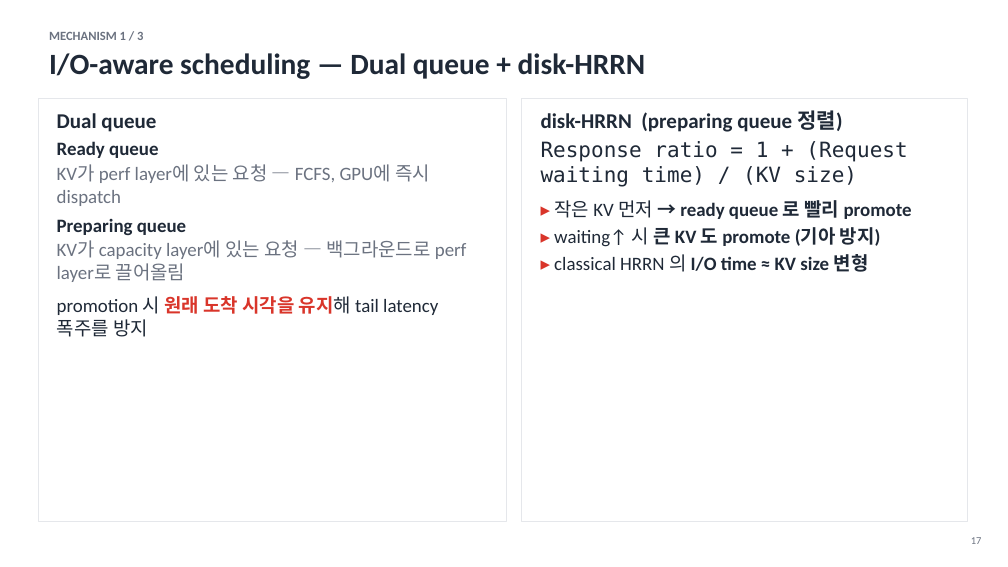
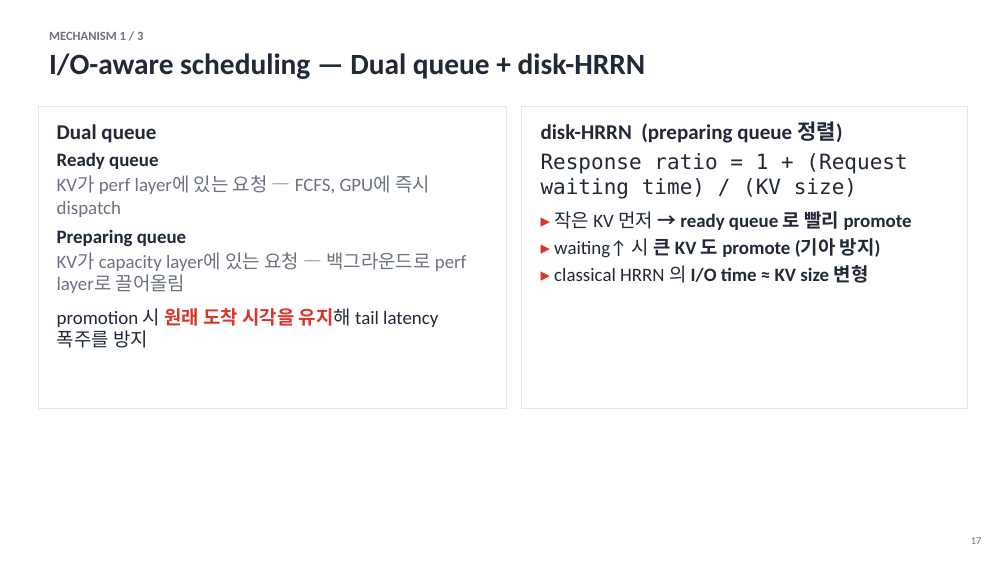
Before and after one commit to Daejun/bidaw, a slide deck: slide 17 of Bidaw_seminar.pptx. Drawn at 1008x567 pixels with LibreOffice and Linux fonts; fonts in the diff are those of the drawing. Boxes give left, top, right and bottom in pixels: in the first picture for what was removed or moved away, otherwise in the second. Text is boxed around its words. In the diff, an @@ line names an element or a change of style, - is before the commit and + after.

Commit message:
Self-review pass: fix layout, overlap, and dead space
After eyeballing the rendered deck slide-by-slide, several layout
issues surfaced. Changes:

- Slide 4: shrink left-bullet column 6.4″ → 6.0″ so it stops bleeding
  into the right-side schematic box
- Slide 8: replace 1.6″ tinted callout panel (which held a single
  sentence) with a slim one-line teaser
- Slide 11: rearrange figures 7 + 8 from stacked vertically (which left
  the right half empty) to side-by-side across the top, with the body
  on the bottom row
- Slides 13, 17, 24: shrink the two-column callout panels from 5.6″
  height to ~3.4–4.0″ so they actually match their content
- Slide 21: stretch the 5-step list from 0.85″ row pitch to 1.05″, with
  larger circled numerals — fills the slide instead of bottom-loading
- Slides 9, 10, 23, 24: tighten Korean copy on widow-prone bullets

```diff
--- a/Bidaw_seminar.pptx
+++ b/Bidaw_seminar.pptx
@@ rectangle: place and size @@
-rectangle at [38,98,507,522]
+rectangle at [38,106,507,408]
@@ text "Dual queue": place and size @@
-text "Dual queue" at [57,113,467,337]
+text "Dual queue" at [57,124,467,348]
@@ rectangle: place and size @@
-rectangle at [522,98,968,522]
+rectangle at [522,106,968,408]
@@ text "disk-HRRN (preparing queue 정렬)": place and size @@
-text "disk-HRRN (preparing queue 정렬)" at [541,110,912,272]
+text "disk-HRRN (preparing queue 정렬)" at [541,121,912,283]
```
Also in this commit, not shown: 9 other slides changed, 2 other files.
